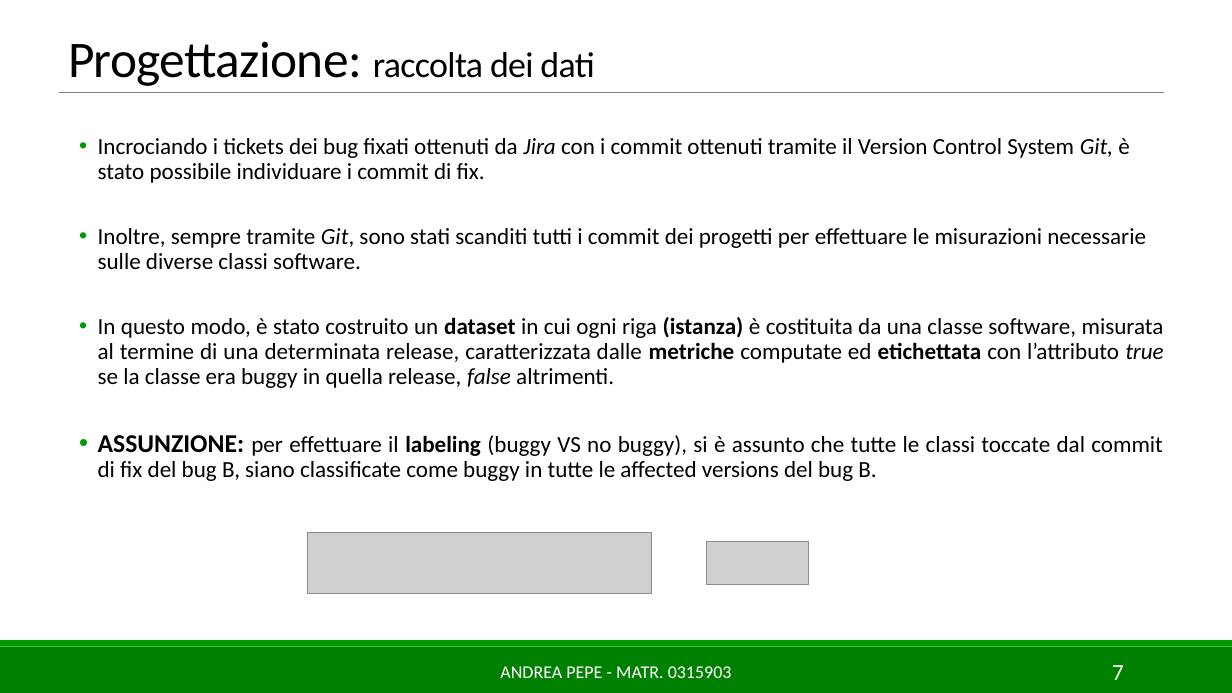
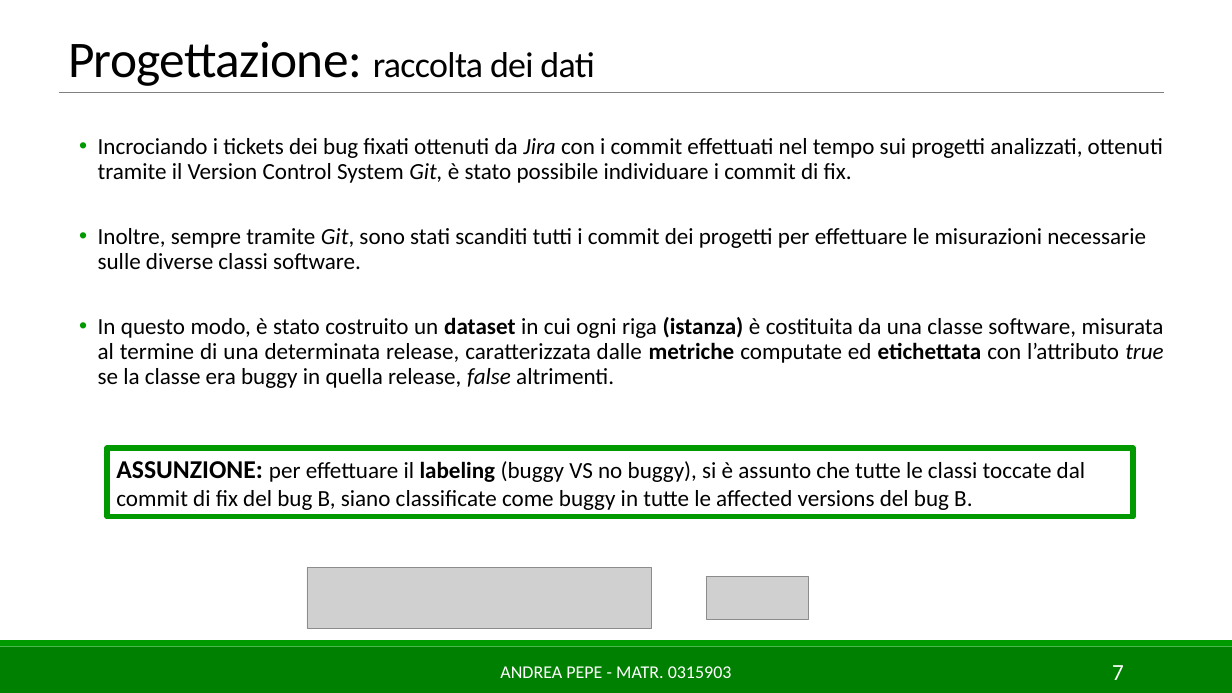
Before and after one commit to AndreaPepe/ISW2_Deliverables, a slide deck: slide 7 of ML/Slides/MLforSE_AndreaPepe_0315903.pptx. Drawn at 1232x693 pixels with LibreOffice and Linux fonts; fonts in the diff are those of the drawing; grey boxes stand for pictures. Boxes give left, top, right and bottom in pixels: in the first picture for what was removed or moved away, otherwise in the second. Text is boxed around its words. In the diff, an @@ line names an element or a change of style, - is before the commit and + after.

```diff
--- a/ML/Slides/MLforSE_AndreaPepe_0315903.pptx
+++ b/ML/Slides/MLforSE_AndreaPepe_0315903.pptx
@@ text at bbox=[98, 138, 1163, 183]: text changed @@
-  • Incrociando i tickets dei bug fixati ottenuti da Jira con i commit ottenuti tramite il Version Control System Git, è stato possibile individuare i commit di fix.
+  • Incrociando i tickets dei bug fixati ottenuti da Jira con i commit effettuati nel tempo sui progetti analizzati, ottenuti tramite il Version Control System Git, è stato possibile individuare i commit di fix.
@@ text at bbox=[98, 435, 1163, 481]: paragraph removed @@
-  • ASSUNZIONE: per effettuare il labeling (buggy VS no buggy), si è assunto che tutte le classi toccate dal commit di fix del bug B, siano classificate come buggy in tutte le affected versions del bug B.
@@ rectangle added at bbox=[107, 448, 1133, 517], outline #009900 4.5 pt, 18 pt, text #000000 @@
+ASSUNZIONE: per effettuare il labeling (buggy VS no buggy), si è assunto che tutte le classi toccate dal commit di fix del bug B, siano classificate come buggy in tutte le affected versions del bug B.
@@ picture: place and size @@
-picture at bbox=[307, 533, 652, 594]
+picture at bbox=[307, 567, 652, 628]
@@ picture: place and size @@
-picture at bbox=[707, 543, 809, 585]
+picture at bbox=[707, 577, 809, 619]
```
Also in this commit, not shown: 10 other slides changed, 4 other files.
